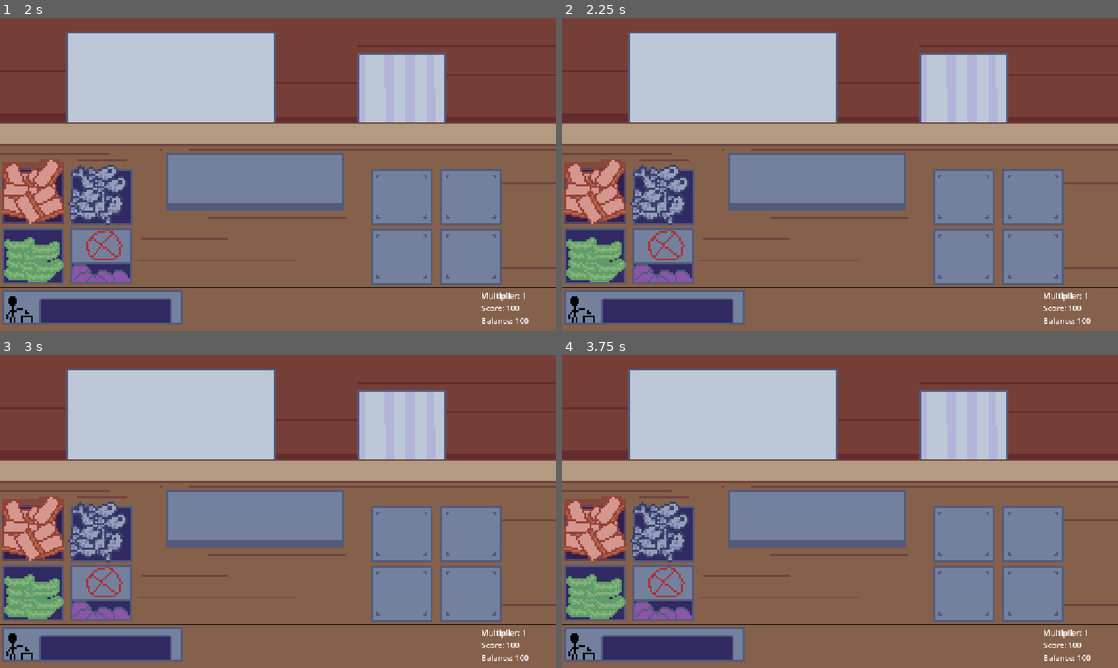
Above: before the commit, frames 1-4 (two rows, left to right).
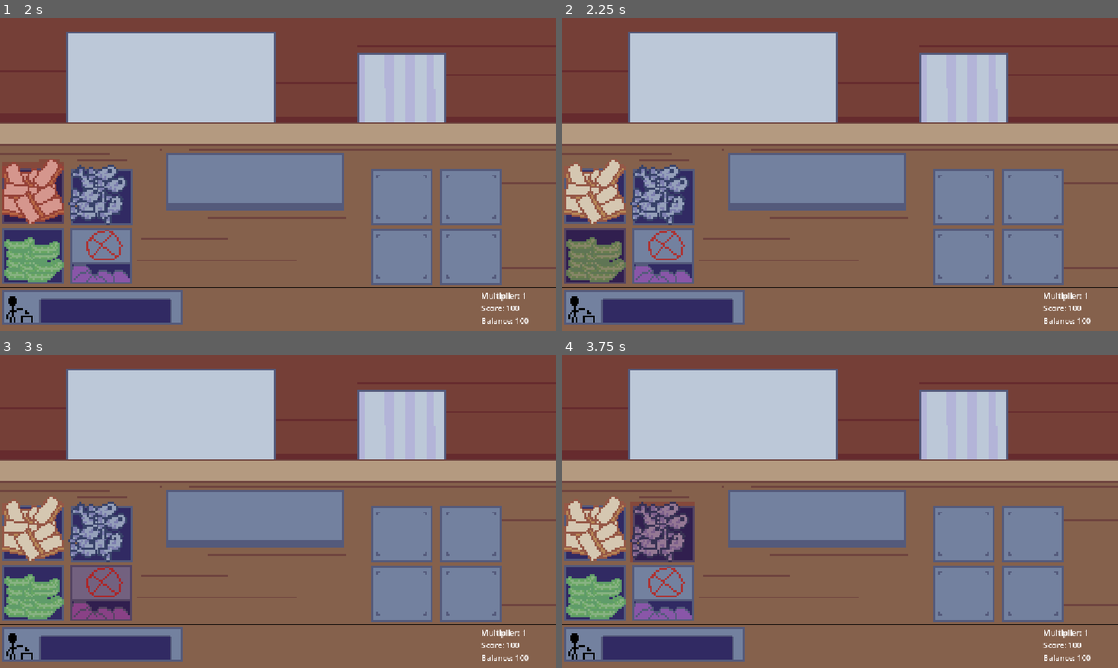
Above: after the commit, the same moments.

Repository: mosssara/Fish-and-Bun
Game: Godot game, scene res://scene/Menu.tscn
Two runs of this game, one before a commit and one after it. Both use one fixed random seed, a clock stepped at 60 frames per second and the inputs below. The engine's default icon, where the game draws it, is replaced by a stand-in: a white triangle on a blue panel in a dark square.
Inputs (mouse positions are in pixels of both pictures, inside the frame that each line leads up to):
- Up to frame 1 (2 s): click "Play" at 0.5 s; tap Enter at 1.25 s; move the mouse to (33, 193) at 1.27 s; click (33, 193) at 1.42 s
- Up to frame 2 (2.25 s): tap Space at 2 s; move the mouse to (595, 255) at 2.02 s; click (595, 255) at 2.17 s
- Up to frame 3 (3 s): tap Enter at 2.75 s; move the mouse to (100, 592) at 2.77 s; click (100, 592) at 2.92 s
- Up to frame 4 (3.75 s): tap Space at 3.5 s; move the mouse to (662, 533) at 3.52 s; click (662, 533) at 3.67 s

Frame 1 is identical in both runs. In frame 2, 2.7% of the frame differs, in the area x 0-12%, y 45-85%; in frame 3, 2.9%, in the area x 0-24%, y 45-85%; in frame 4, 2.3%.

Commit message:
make select storage switchable

Diff:
--- a/script/bun.gd
+++ b/script/bun.gd
@@ -36,7 +36,16 @@
 		sprite_2d.set_modulate(Color.WHITE)
 
 
+
+
 func _on_input_event(viewport: Node, event: InputEvent, shape_idx: int) -> void:
+	if Global.current_select is not String:
+		if event is InputEventMouseButton and event.button_index == 1 and event.is_pressed() and Global.current_select == get_node(get_path()):
+			Global.select_bun = false
+			Global.current_select = null
+			Global.showstat()
+			return
+
 	if event is InputEventMouseButton and event.button_index == 1 and event.is_pressed() and Global.select_check(Global.select_bun,Global.select_meat, Global.select_lettuce,Global.select_secret) != true: #check left click
 		print("CLICK")
 		Global.current_select = get_node(get_path())
--- a/script/bunpick.gd
+++ b/script/bunpick.gd
@@ -10,8 +10,17 @@
 	pass
 
 func _on_input_event(viewport: Node, event: InputEvent, shape_idx: int) -> void:
-	if event is InputEventMouseButton and event.button_index == 1 and event.is_pressed() and Global.select_check(Global.select_bun,Global.select_meat, Global.select_lettuce,Global.select_secret) != true: #check left click
+	if event is InputEventMouseButton and event.button_index == 1 and event.is_pressed() and Global.select_bun == true:
+		Global.select_bun = false #boolean to check with grill
+
+		Global.current_select = null
+		Global.showstat()
+		return
+	if event is InputEventMouseButton and event.button_index == 1 and event.is_pressed(): #check left click
 		Global.select_bun = true #boolean to check with grill
+		Global.select_meat = false
+		Global.select_lettuce = false
+		Global.select_secret = false
 		Global.current_select = "Bun"
 
 		sprite_2d.modulate = Color("pink")
--- a/script/lettucepick.gd
+++ b/script/lettucepick.gd
@@ -10,8 +10,16 @@
 	pass
 
 func _on_input_event(viewport: Node, event: InputEvent, shape_idx: int) -> void:
-	if event is InputEventMouseButton and event.button_index == 1 and event.is_pressed() and Global.select_check(Global.select_bun,Global.select_meat, Global.select_lettuce,Global.select_secret) != true: #check left click
-		Global.select_lettuce = true #boolean to check with grill
+	if event is InputEventMouseButton and event.button_index == 1 and event.is_pressed() and Global.select_lettuce == true:
+		Global.select_lettuce = false #boolean to check with grill
+		Global.current_select = null
+		Global.showstat()
+		return
+	if event is InputEventMouseButton and event.button_index == 1 and event.is_pressed(): #check left click
+		Global.select_bun = false #boolean to check with grill
+		Global.select_meat = false
+		Global.select_lettuce = true
+		Global.select_secret = false
 		Global.current_select = "Lettuce"
 
 
--- a/script/meat.gd
+++ b/script/meat.gd
@@ -35,6 +35,13 @@
 
 
 func _on_input_event(viewport: Node, event: InputEvent, shape_idx: int) -> void:
+	if Global.current_select is not String:
+		if event is InputEventMouseButton and event.button_index == 1 and event.is_pressed() and Global.current_select == get_node(get_path()):
+			Global.select_meat = false
+			Global.current_select = null
+			Global.showstat()
+			return
+
 	if event is InputEventMouseButton and event.button_index == 1 and event.is_pressed() and Global.select_check(Global.select_bun,Global.select_meat, Global.select_lettuce,Global.select_secret) != true: #check left click
 		Global.current_select = get_node(get_path())
 
--- a/script/meatpick.gd
+++ b/script/meatpick.gd
@@ -10,10 +10,17 @@
 	pass
 
 func _on_input_event(viewport: Node, event: InputEvent, shape_idx: int) -> void:
-	if event is InputEventMouseButton and event.button_index == 1 and event.is_pressed() and Global.select_check(Global.select_bun,Global.select_meat, Global.select_lettuce,Global.select_secret) != true: #check left click
-		Global.select_meat = true #boolean to check with grill
+	if event is InputEventMouseButton and event.button_index == 1 and event.is_pressed() and Global.select_meat == true:
+		Global.select_meat = false #boolean to check with grill
+		Global.current_select = null
+		Global.showstat()
+		return
+	if event is InputEventMouseButton and event.button_index == 1 and event.is_pressed(): #check left click
+		Global.select_bun = false #boolean to check with grill
+		Global.select_meat = true
+		Global.select_lettuce = false
+		Global.select_secret = false
 		Global.current_select = "Meat"
-
 
 		Global.showstat()
 		sprite_2d.modulate = Color("pink")
--- a/script/prepzone.gd
+++ b/script/prepzone.gd
@@ -11,7 +11,7 @@
 var topper = null # most recent item on the burger
 func _on_input_event(viewport: Node, event: InputEvent, shape_idx: int) -> void:
 	if event is InputEventMouseButton and event.button_index == 1 and event.is_pressed() and Global.select_check(Global.select_bun,Global.select_meat, Global.select_lettuce,Global.select_secret) == true and Global.foodstack.size() <= 6:
-		if str(Global.current_select) == "Secret":
+		if str(Global.current_select) == "Secret" and Global.foodstack.size()>0:
 				if Global.secret.size() < 1:
 					Global.secret.append("Secret")
 					Global.current_select = null
--- a/script/specialzone.gd
+++ b/script/specialzone.gd
@@ -9,8 +9,16 @@
 	pass
 
 func _on_input_event(viewport: Node, event: InputEvent, shape_idx: int) -> void:
-	if event is InputEventMouseButton and event.button_index == 1 and event.is_pressed() and Global.select_check(Global.select_bun,Global.select_meat, Global.select_lettuce,Global.select_secret) != true: #check left click
-		Global.select_secret = true #boolean to check with grill
+	if event is InputEventMouseButton and event.button_index == 1 and event.is_pressed() and Global.select_secret == true:
+		Global.select_secret = false #boolean to check with grill
+		Global.current_select = null
+		Global.showstat()
+		return
+	if event is InputEventMouseButton and event.button_index == 1 and event.is_pressed(): #check left click
+		Global.select_bun = false #boolean to check with grill
+		Global.select_meat = false
+		Global.select_lettuce = false
+		Global.select_secret = true
 		Global.current_select = "Secret"
 
 
--- a/script/trashcan.gd
+++ b/script/trashcan.gd
@@ -1,6 +1,9 @@
 extends Area2D
 
 func _on_input_event(viewport: Node, event: InputEvent, shape_idx: int) -> void:
+	if event is InputEventMouseButton and event.button_index == 1 and event.is_pressed() and Global.current_select == null:
+		Global.foodstack.clear()
+		Global.secret.clear()
 	if event is InputEventMouseButton and event.button_index == 1 and event.is_pressed() and Global.select_check(Global.select_bun,Global.select_meat, Global.select_lettuce,Global.select_secret) == true:
 
 		if Global.current_select is String:
